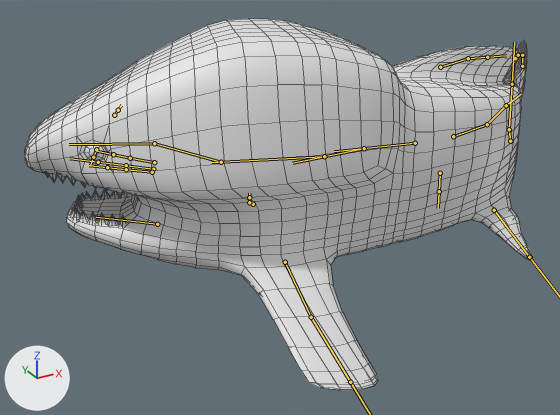
What one commit did to the FBX model New Unity Project/Assets/meloshark/monster_2a.fbx.
One viewpoint serves both versions: a 50 mm lens placed at (-2.32, -3.54, 1.56), pointed at (-0.23, 0.26, -0.34). Lighting does not change. The marker at lower left points along +X, +Y and +Z. Both versions are drawn at frame 21 of the action 'metarig.001|metarig.001Action'; the numbers are the values there. The bones that bend it are drawn over the model as lines. Mesh edges are drawn as thin lines.
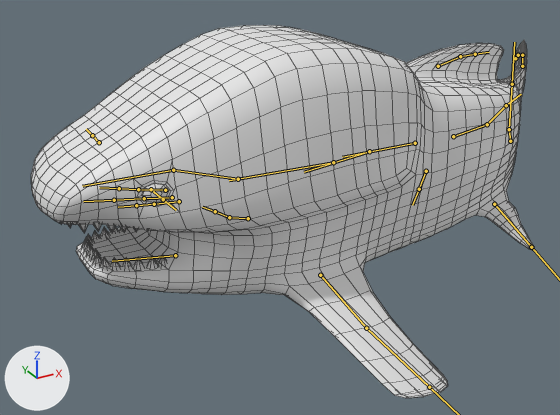
Changed parts and their boxes (x1, y1, x2, y2) in the pictures (560 x 415 px):
'Cube.019', posed: before (25, 19, 532, 390); after (31, 25, 534, 398)
bone 'spine.008', root to tip: before (415, 143) to (334, 151); after (415, 143) to (342, 157)
bone 'spine.005', root to tip: before (324, 156) to (211, 162); after (333, 162) to (229, 180)
bone 'spine.006', root to tip: before (221, 162) to (154, 143); after (238, 179) to (173, 170)

Diff of the bpy script that builds the scene:
```diff
--- a/New Unity Project/Assets/meloshark/monster_2a.fbx.py
+++ b/New Unity Project/Assets/meloshark/monster_2a.fbx.py
@@ bone_spine_008 @@
 bone_spine_008 = bpy.data.objects['metarig.001'].pose.bones['spine.008']
-bone_spine_008.rotation_quaternion = (0.996, 0.0, 0.0, 0.087)  # degrees (0, 0, 10)
+bone_spine_008.rotation_quaternion = (1.0, 0.0, 0.0, -0.009)  # degrees (0, 0, -1)
@@ bone_spine_005 @@
 bone_spine_005 = bpy.data.objects['metarig.001'].pose.bones['spine.005']  # child of 'spine.004'
-bone_spine_005.rotation_quaternion = (0.999, 0.0, 0.0, 0.044)  # degrees (0, 0, 5)
+bone_spine_005.rotation_quaternion = (1.0, 0.0, 0.0, 0.0)  # degrees (0, 0, 0)
@@ bone_spine_006 @@
 bone_spine_006 = bpy.data.objects['metarig.001'].pose.bones['spine.006']  # child of 'spine.005'
-bone_spine_006.rotation_quaternion = (0.996, 0.0, 0.0, 0.087)  # degrees (0, 0, 10)
+bone_spine_006.rotation_quaternion = (1.0, 0.0, 0.0, 0.0)  # degrees (0, 0, 0)
```
